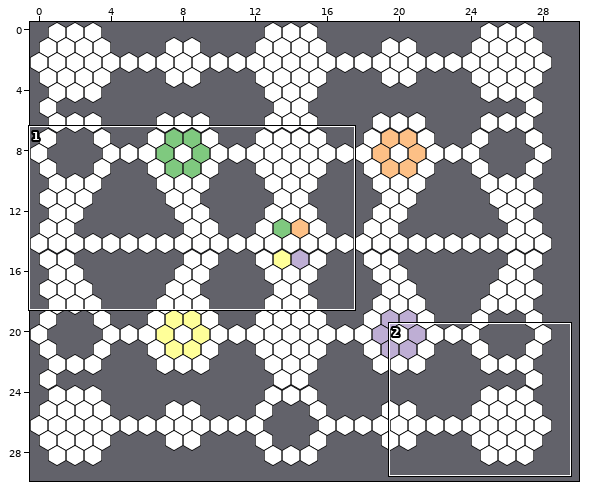
Tiled map: maps/editor/big4.tmx. Above: a wide view before the commit, with the close-up outlined.
Close-up. As it was:
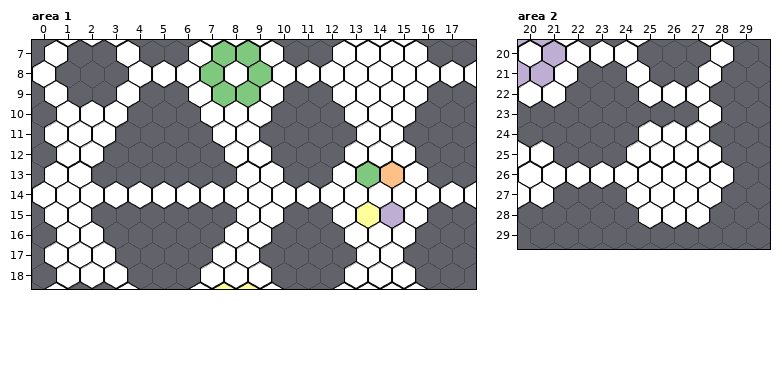
Cells are 100x115 px. Hexagonal. Every second row is shifted by half a cell. Shown: area 1 x 0..17, y 7..18; area 2 x 20..29, y 20..29. The commit also changed other parts of the map, which this record leaves out.
New version:
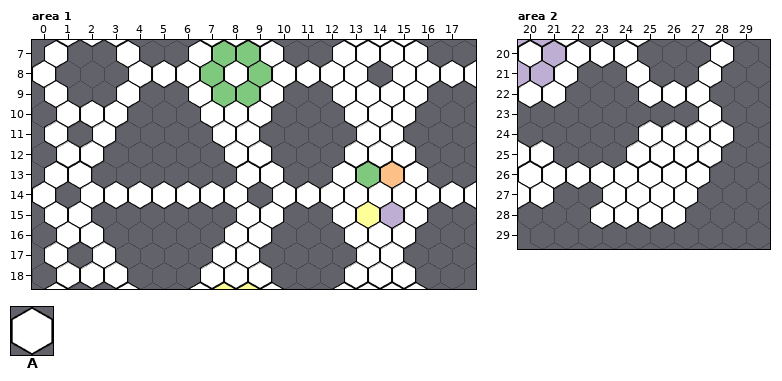
Key: from "tileset": A 0.
_ is an empty cell.
Edits made:
{"where": "layer \"Tile Layer 1\", area 1"}
{"y":8,"x":14,"old":"A","new":"_"}
{"y":11,"x":1,"old":"A","new":"_"}
{"y":14,"x":1,"old":"A","new":"_"}
{"y":14,"x":9,"old":"A","new":"_"}
{"y":17,"x":1,"old":"A","new":"_"}
{"where": "layer \"Tile Layer 1\", area 2"}
{"y":24,"x":28,"old":"_","new":"A"}
{"y":26,"x":28,"old":"A","new":"_"}
{"y":27,"x":23,"old":"_","new":"A"}
{"y":27,"x":27,"old":"A","new":"_"}
{"y":28,"x":23,"old":"__","new":"AA"}
{"y":28,"x":27,"old":"A","new":"_"}
{"label":"removed","picture_box":[368,60,392,87]}
{"label":"removed","picture_box":[68,120,92,147]}
{"label":"removed","picture_box":[56,181,80,208]}
{"label":"removed","picture_box":[248,181,272,208]}
{"label":"removed","picture_box":[68,241,92,268]}
{"label":"added","picture_box":[710,120,734,148]}
{"label":"removed","picture_box":[686,161,734,229]}
{"label":"added","picture_box":[590,181,638,229]}
